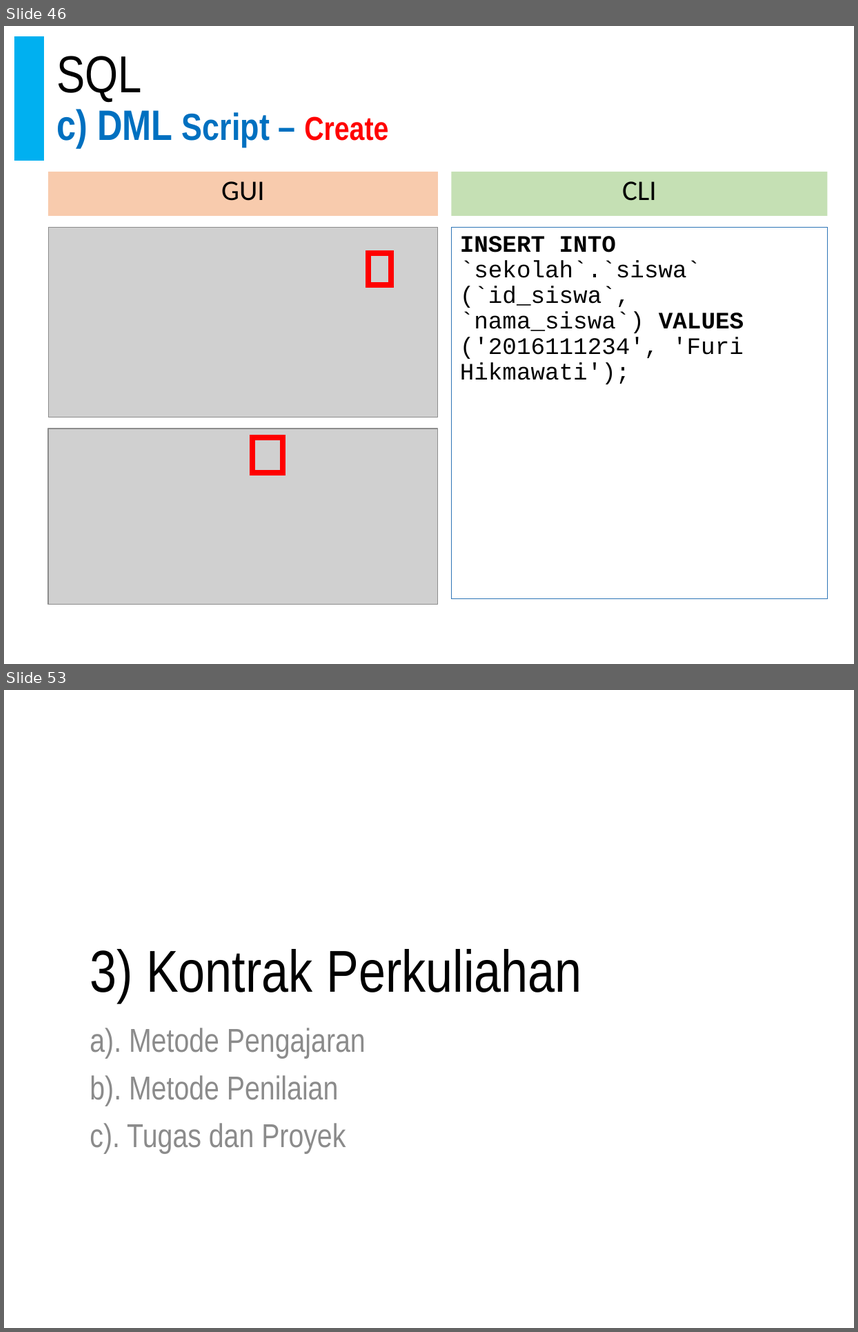
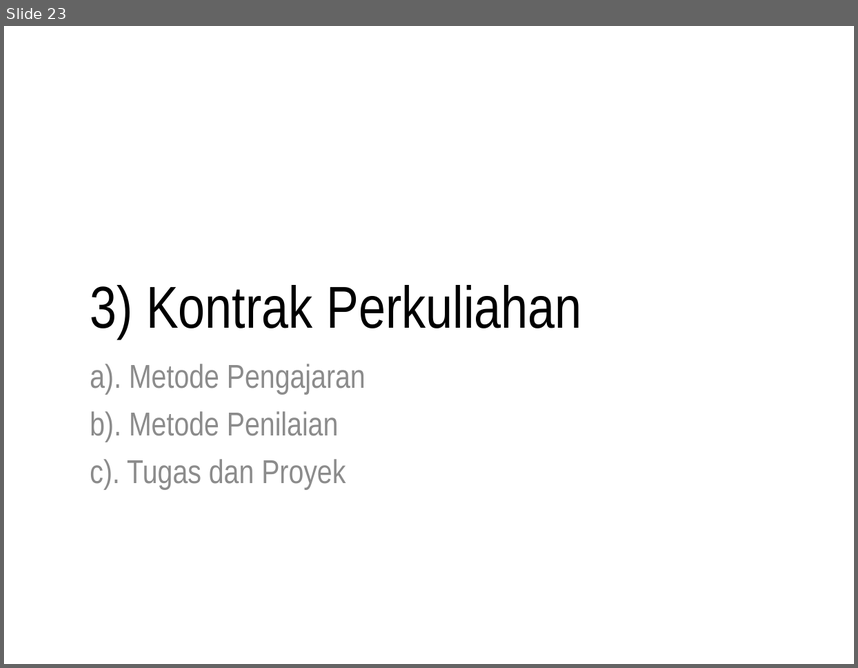
Before and after one commit to doniaft/Pengelolaan-Basis-Data, a slide deck: 1. Bahan Ajar/01. Pengelolaan Basis Data - Pendahuluan.pptx. Shown one above the other, each under a label of ours: slides 46 and 53 before the commit, slide 23 after it; the slides between them are not shown. The pictures are 858x1332 and 858x668 pixels, drawn with LibreOffice and Linux fonts; fonts in the diff are those of the drawing; grey boxes stand for pictures. Boxes give left, top, right and bottom in pixels: in the first picture for what was removed or moved away, otherwise in the second. Text is boxed around its words. In the diff, an @@ line names an element or a change of style, - is before the commit and + after.

```diff
--- a/1. Bahan Ajar/01. Pengelolaan Basis Data - Pendahuluan.pptx
+++ b/1. Bahan Ajar/01. Pengelolaan Basis Data - Pendahuluan.pptx
@@ slide 46 removed at [4,26,854,664], background #FFFFFF; not listed: 1 template element that a slide beside it also shows @@
@@ rectangle removed at [15,37,44,161] @@
@@ title removed at [56,56,388,148] @@
-SQL
-c) DML Script – Create
@@ rectangle removed at [48,172,437,216] @@
-GUI
@@ rectangle removed at [451,172,827,216] @@
-CLI
@@ picture removed at [48,227,437,417] @@
@@ text removed at [451,227,827,599] @@
-INSERT INTO `sekolah`.`siswa` (`id_siswa`, `nama_siswa`) VALUES ('2016111234', 'Furi Hikmawati');
@@ rectangle removed at [369,253,392,285] @@
@@ picture removed at [48,428,437,604] @@
@@ rectangle removed at [252,437,282,472] @@
@@ what was slide 53 is now slide 23 @@
```
Also in this commit, not shown: 1 slide changed, 4 slides added, 33 other slides removed, 1 other file.
